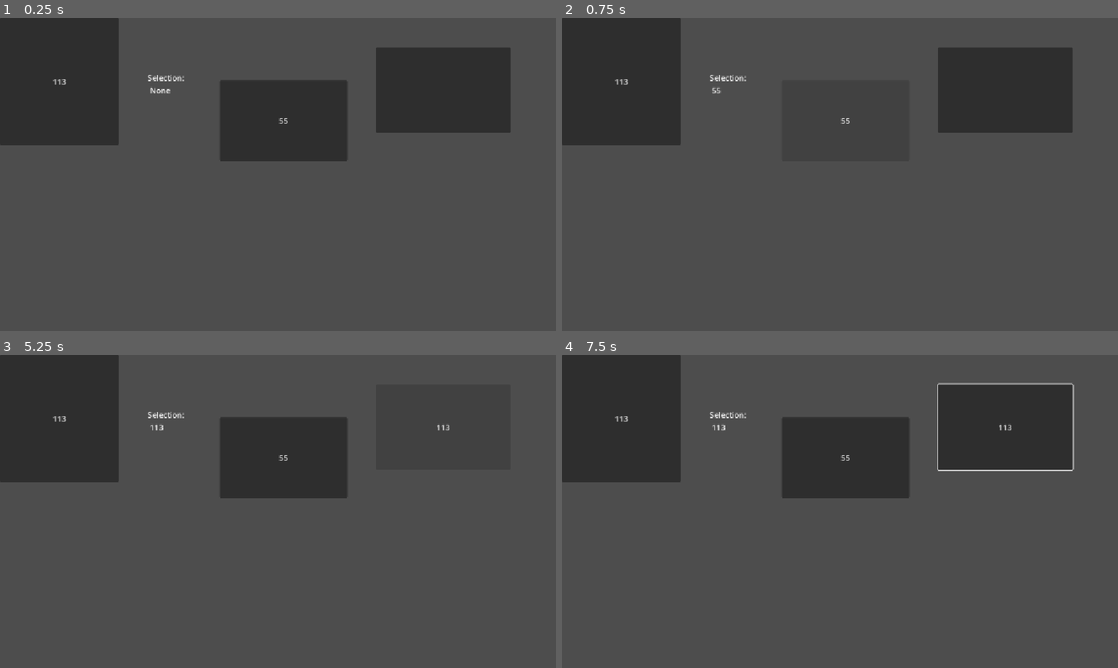
Above: before the commit, frames 1-4 (two rows, left to right).
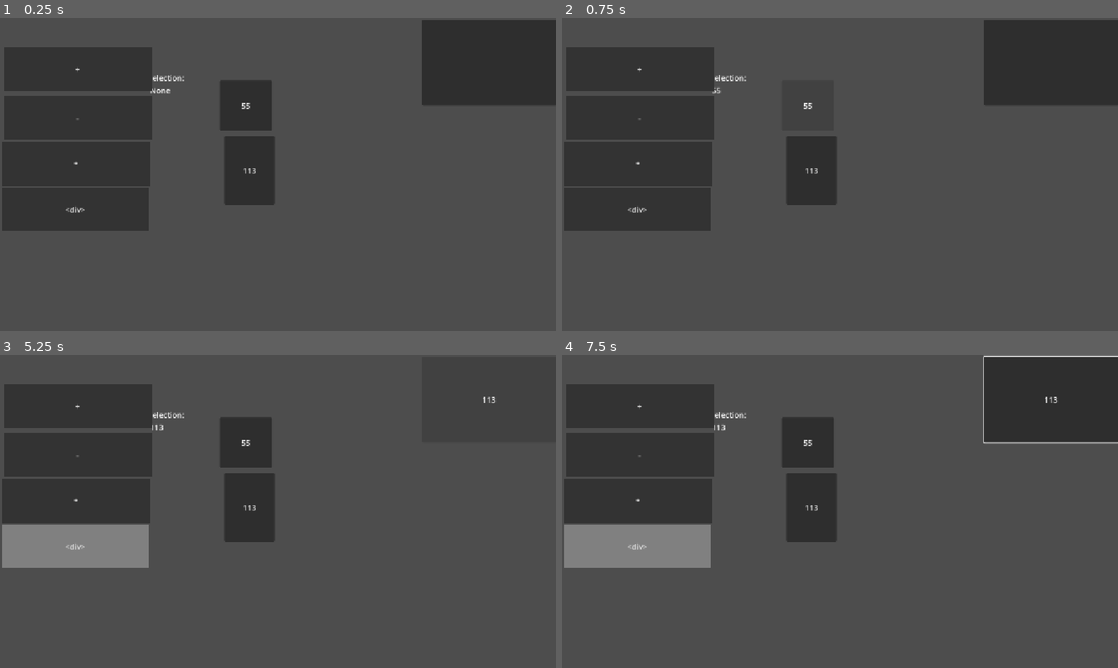
Above: after the commit, the same moments.

Repository: SurfyGalaxy/olio
Game: Godot game, scene res://main.tscn
The game is run twice, just before and just after one commit, with the same random seed, the same clock (stepped at 60 frames per second) and the same inputs.
Inputs (mouse positions are in pixels of both pictures, inside the frame that each line leads up to):
- Up to frame 1 (0.25 s): no input
- Up to frame 2 (0.75 s): click "55" at 0.5 s
- Up to frame 3 (5.25 s): click "113" at 1.25 s; click (77, 405) at 2 s, where only the run after the commit has a clickable "+"; click (77, 455) at 2.75 s, where only the run after the commit has a clickable "-"; click (77, 502) at 3.5 s, where only the run after the commit has a clickable "*"; click (77, 545) at 4.25 s, where only the run after the commit has a clickable "<div>"; click (444, 426) at 5.02 s
- Up to frame 4 (7.5 s): click "113" at 5.75 s; tap Enter at 6.5 s; move the mouse to (962, 495) at 6.52 s; hold Right 6.53-7.28 s; tap Alt at 6.6 s; click (962, 495) at 6.67 s; tap Space at 7.25 s; move the mouse to (728, 527) at 7.27 s; hold Down from 7.28 s (still down); tap Shift at 7.35 s

The runs differ from the first frame. In frame 1, 24% of the frame differs, in the area x 0-100%, y 0-68%; in frame 2, 20%; in frame 3, 16%; in frame 4, 24%.

Commit message:
add operators

Diff:
--- a/button.gd
+++ b/button.gd
@@ -1,9 +1,4 @@
 extends Button
-
-
-# Called when the node enters the scene tree for the first time.
-func _ready() -> void:
-	pass # Replace with function body.
 
 
 # Called every frame. 'delta' is the elapsed time since the previous frame.
--- a/hold_buttons.gd
+++ b/hold_buttons.gd
@@ -1,10 +1,6 @@
 extends Button
 
 var value = ""
-
-# Called when the node enters the scene tree for the first time.
-func _ready() -> void:
-	pass # Replace with function body.
 
 
 # Called every frame. 'delta' is the elapsed time since the previous frame.
--- a/main.tscn
+++ b/main.tscn
@@ -4,6 +4,8 @@
 [ext_resource type="Script" uid="uid://b4oubfchae8u3" path="res://button.gd" id="2_0xm2m"]
 [ext_resource type="Script" uid="uid://b887liajawdbd" path="res://selection_display.gd" id="3_h2yge"]
 [ext_resource type="Script" uid="uid://c6ivjyychswy1" path="res://hold_buttons.gd" id="4_1bvp3"]
+[ext_resource type="Script" uid="uid://bqeq4umvggscm" path="res://operator_master.gd" id="5_7mycd"]
+[ext_resource type="Script" uid="uid://b3wlauc3rrnsy" path="res://operator_buttons.gd" id="6_272bh"]
 
 [sub_resource type="Theme" id="Theme_gcccc"]
 
@@ -15,16 +17,18 @@
 [node name="1" type="Button" parent="Selection buttons" unique_id=1671941215]
 offset_left = 455.0
 offset_top = 129.0
-offset_right = 720.0
-offset_bottom = 296.0
+offset_right = 564.0
+offset_bottom = 234.0
 theme = SubResource("Theme_gcccc")
 text = "test
 :3c"
 script = ExtResource("2_0xm2m")
 
 [node name="2" type="Button" parent="Selection buttons" unique_id=27427628]
-offset_right = 246.0
-offset_bottom = 263.0
+offset_left = 465.0
+offset_top = 244.0
+offset_right = 569.0
+offset_bottom = 387.0
 script = ExtResource("2_0xm2m")
 
 [node name="selection display" type="Label" parent="Selection buttons" unique_id=1037266872]
@@ -40,12 +44,47 @@
 [node name="Holds" type="Node2D" parent="." unique_id=1015355122]
 
 [node name="1" type="Button" parent="Holds" unique_id=335104819]
-offset_left = 779.0
-offset_top = 61.0
-offset_right = 1058.0
-offset_bottom = 238.0
+offset_left = 874.0
+offset_top = 4.0
+offset_right = 1153.0
+offset_bottom = 181.0
 script = ExtResource("4_1bvp3")
+
+[node name="operators" type="Node2D" parent="." unique_id=1547888061]
+script = ExtResource("5_7mycd")
+
+[node name="+" type="Button" parent="operators" unique_id=2043326525]
+offset_left = 9.0
+offset_top = 60.0
+offset_right = 314.0
+offset_bottom = 151.0
+script = ExtResource("6_272bh")
+
+[node name="-" type="Button" parent="operators" unique_id=1884925867]
+offset_left = 9.0
+offset_top = 162.0
+offset_right = 314.0
+offset_bottom = 253.0
+script = ExtResource("6_272bh")
+
+[node name="*" type="Button" parent="operators" unique_id=1504823148]
+offset_left = 5.0
+offset_top = 257.0
+offset_right = 310.0
+offset_bottom = 348.0
+script = ExtResource("6_272bh")
+
+[node name="<div>" type="Button" parent="operators" unique_id=1050109414]
+offset_left = 4.0
+offset_top = 351.0
+offset_right = 309.0
+offset_bottom = 442.0
+script = ExtResource("6_272bh")
 
 [connection signal="pressed" from="Selection buttons/1" to="Selection buttons/1" method="_on_pressed"]
 [connection signal="pressed" from="Selection buttons/2" to="Selection buttons/2" method="_on_pressed"]
 [connection signal="gui_input" from="Holds/1" to="Holds/1" method="_on_gui_input"]
+[connection signal="pressed" from="operators/+" to="operators/+" method="_on_pressed"]
+[connection signal="pressed" from="operators/-" to="operators/-" method="_on_pressed"]
+[connection signal="pressed" from="operators/*" to="operators/*" method="_on_pressed"]
+[connection signal="pressed" from="operators/<div>" to="operators/<div>" method="_on_pressed"]
--- /dev/null
+++ b/operator_buttons.gd
@@ -0,0 +1,22 @@
+extends Button
+
+
+var selected = StyleBoxFlat.new()
+var not_selected = StyleBoxFlat.new()
+
+
+func _ready() -> void:
+	text = name
+	not_selected.bg_color = Color(0.2, 0.2, 0.2)
+	selected.bg_color = Color(0.5, 0.5, 0.5)
+
+
+func _process(_delta: float) -> void:
+	if $"../".selected == name:
+		add_theme_stylebox_override("normal", selected)
+	else:
+		add_theme_stylebox_override("normal", not_selected)
+
+
+func _on_pressed() -> void:
+	$"../".selected = name
--- /dev/null
+++ b/operator_master.gd
@@ -0,0 +1,12 @@
+extends Node2D
+
+var selected = ""
+
+# Called when the node enters the scene tree for the first time.
+func _ready() -> void:
+	pass # Replace with function body.
+
+
+# Called every frame. 'delta' is the elapsed time since the previous frame.
+func _process(delta: float) -> void:
+	print(selected)
--- a/selection_buttons.gd
+++ b/selection_buttons.gd
@@ -22,7 +22,3 @@
 		result.append(RandomNumberGenerator.new().randi_range(-128, 127))
 		count -= 1
 	return result
-
-
-func _on__pressed() -> void:
-	pass # Replace with function body.
--- a/selection_display.gd
+++ b/selection_display.gd
@@ -2,13 +2,8 @@
 
 var selection
 
-# Called when the node enters the scene tree for the first time.
-func _ready() -> void:
-	pass # Replace with function body.
-
-
 # Called every frame. 'delta' is the elapsed time since the previous frame.
-func _process(delta: float) -> void:
+func _process(_delta: float) -> void:
 	selection = get_parent().selected_value
 	if selection:
 		text = "Selection: \n %d" % selection
Not shown, added: operator_buttons.gd.uid
Not shown, added: operator_master.gd.uid
